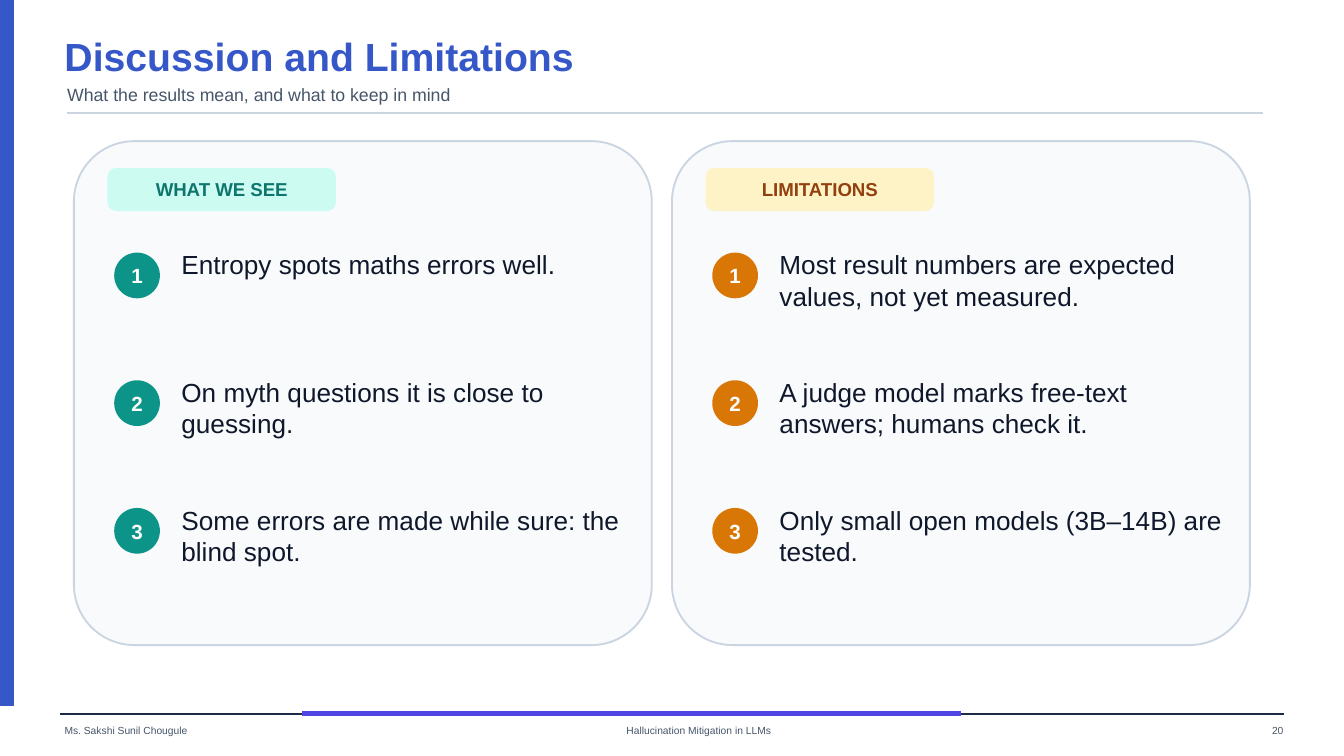
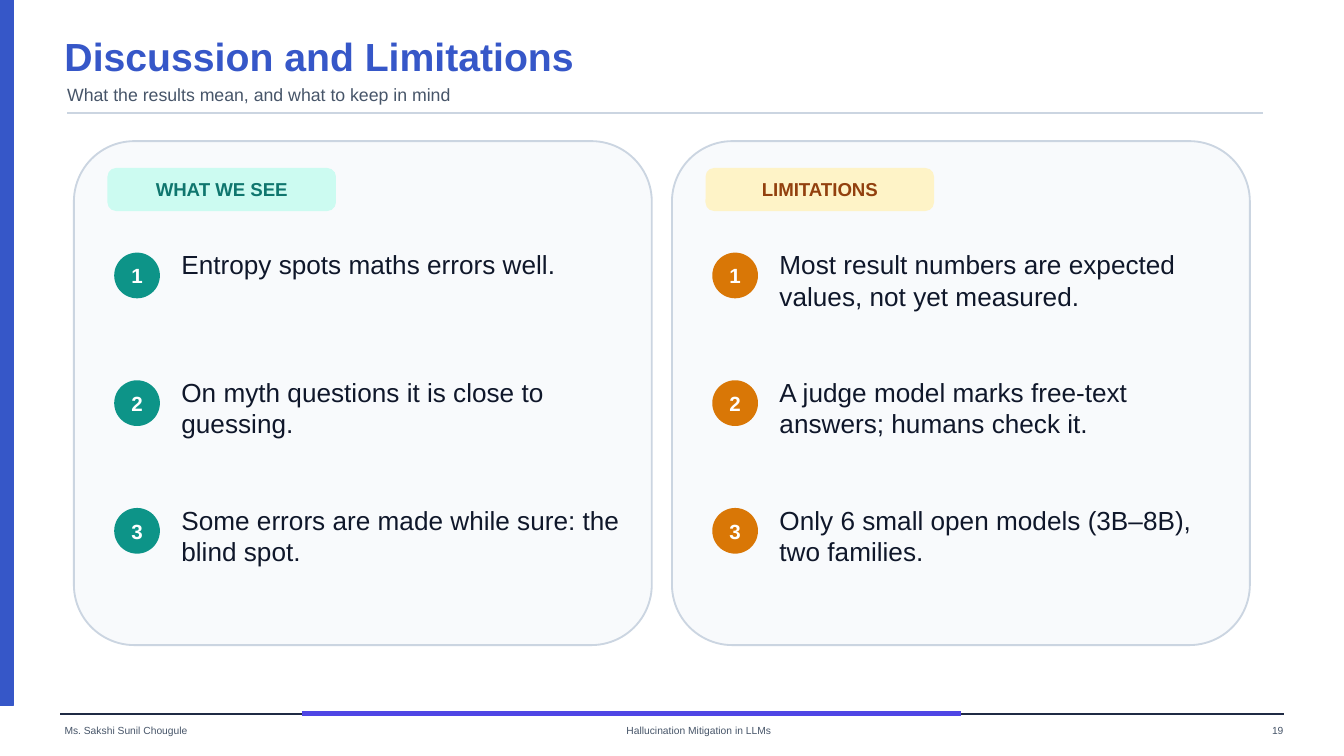
Before and after one commit to Hemant-Shashikant-Yadav/LLM-Hallucination, a slide deck: slide 19 of uncertainty/presentation/Phase1_Uncertainty_Study.pptx (slide 20 before the commit). Drawn at 1344x756 pixels with LibreOffice and Linux fonts; fonts in the diff are those of the drawing. Boxes give left, top, right and bottom in pixels: in the first picture for what was removed or moved away, otherwise in the second. Text is boxed around its words. In the diff, an @@ line names an element or a change of style, - is before the commit and + after.

```diff
--- a/uncertainty/presentation/Phase1_Uncertainty_Study.pptx
+++ b/uncertainty/presentation/Phase1_Uncertainty_Study.pptx
@@ text at [779, 511, 1191, 562]: text changed @@
-Only small open models (3B–14B) are tested.
+Only 6 small open models (3B–8B), two families.
@@ text at [1272, 727, 1283, 734]: text changed @@
-20
+19
```
Also in this commit, not shown: 9 other slides changed, 1 slide removed, 3 other files.
